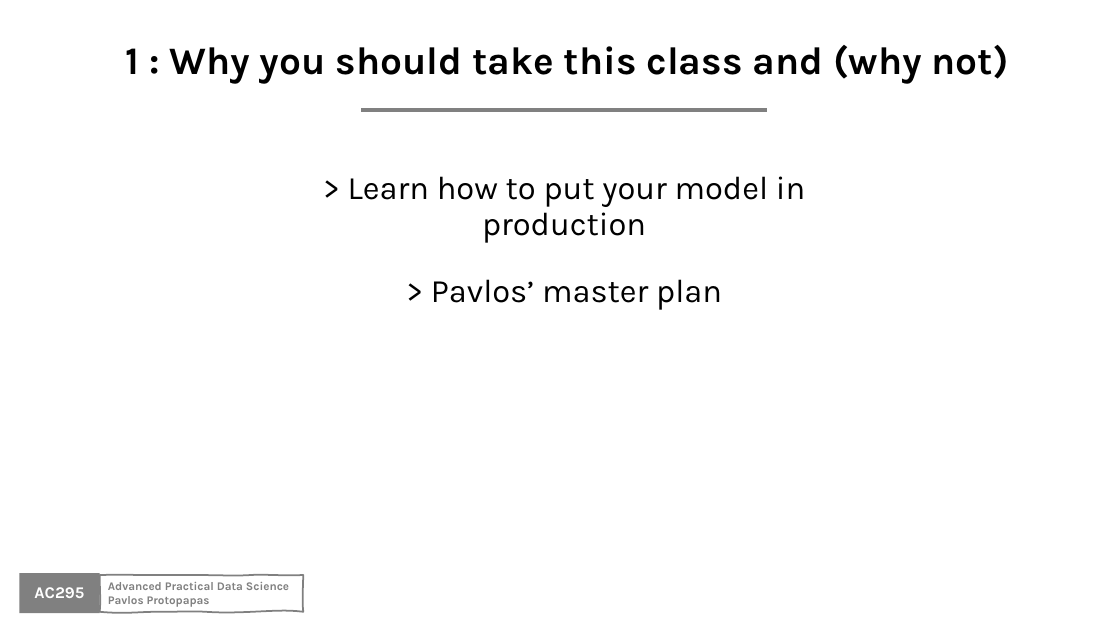
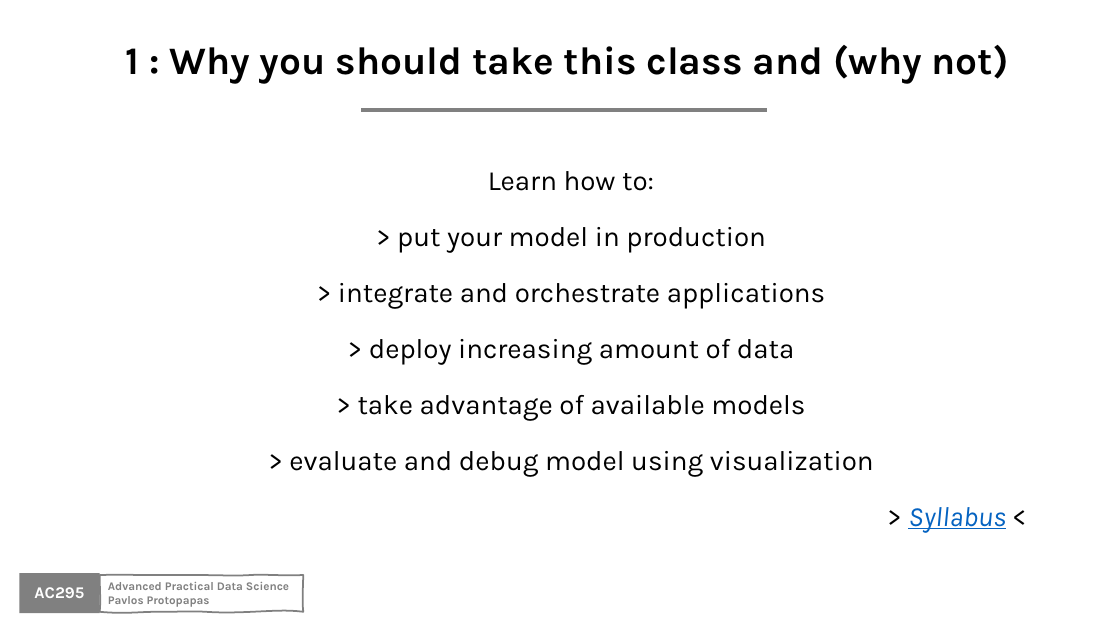
Before and after one commit to Harvard-IACS/2020-AC295, a slide deck: slide 3 of content/lectures/lecture1/presentation/lecture1_draft.pptx. Drawn at 1120x630 pixels with LibreOffice and Linux fonts; fonts in the diff are those of the drawing; background and template pictures are left out. Boxes give left, top, right and bottom in pixels: in the first picture for what was removed or moved away, otherwise in the second. Text is boxed around its words. In the diff, an @@ line names an element or a change of style, - is before the commit and + after.

Commit message:
updated presentation lecture1_draft.pptx

```diff
--- a/content/lectures/lecture1/presentation/lecture1_draft.pptx
+++ b/content/lectures/lecture1/presentation/lecture1_draft.pptx
@@ text at [289,171,1006,533]: text changed; size 28 to 23.8 pt @@
-> Learn how to put your model in production
-> Pavlos’ master plan
+Learn how to:
+> put your model in production
+> integrate and orchestrate applications
+> deploy increasing amount of data
+> take advantage of available models
+> evaluate and debug model using visualization
+> Syllabus <
```
Also in this commit, not shown: 5 other slides changed, 6 slides added, 2 slides removed.
